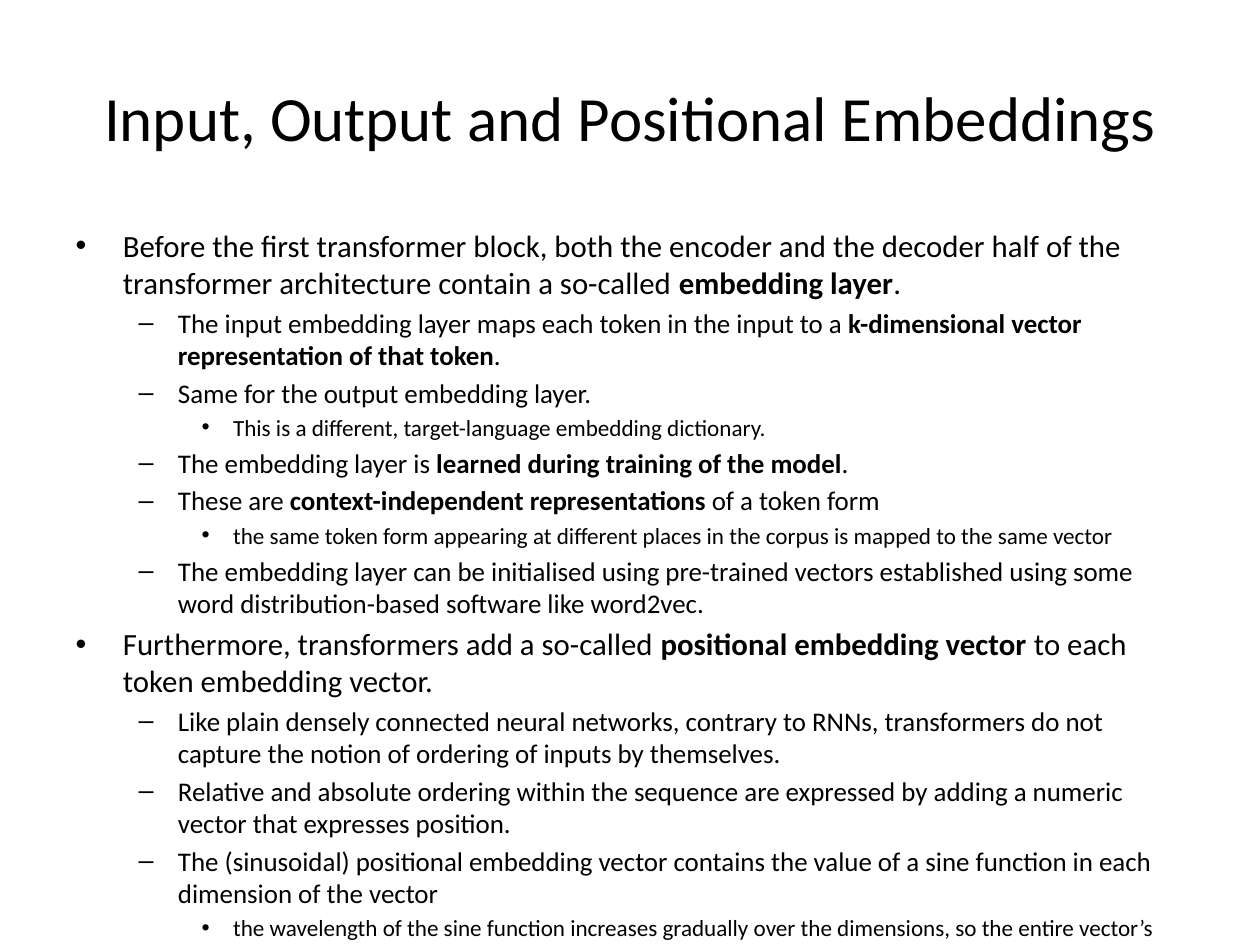
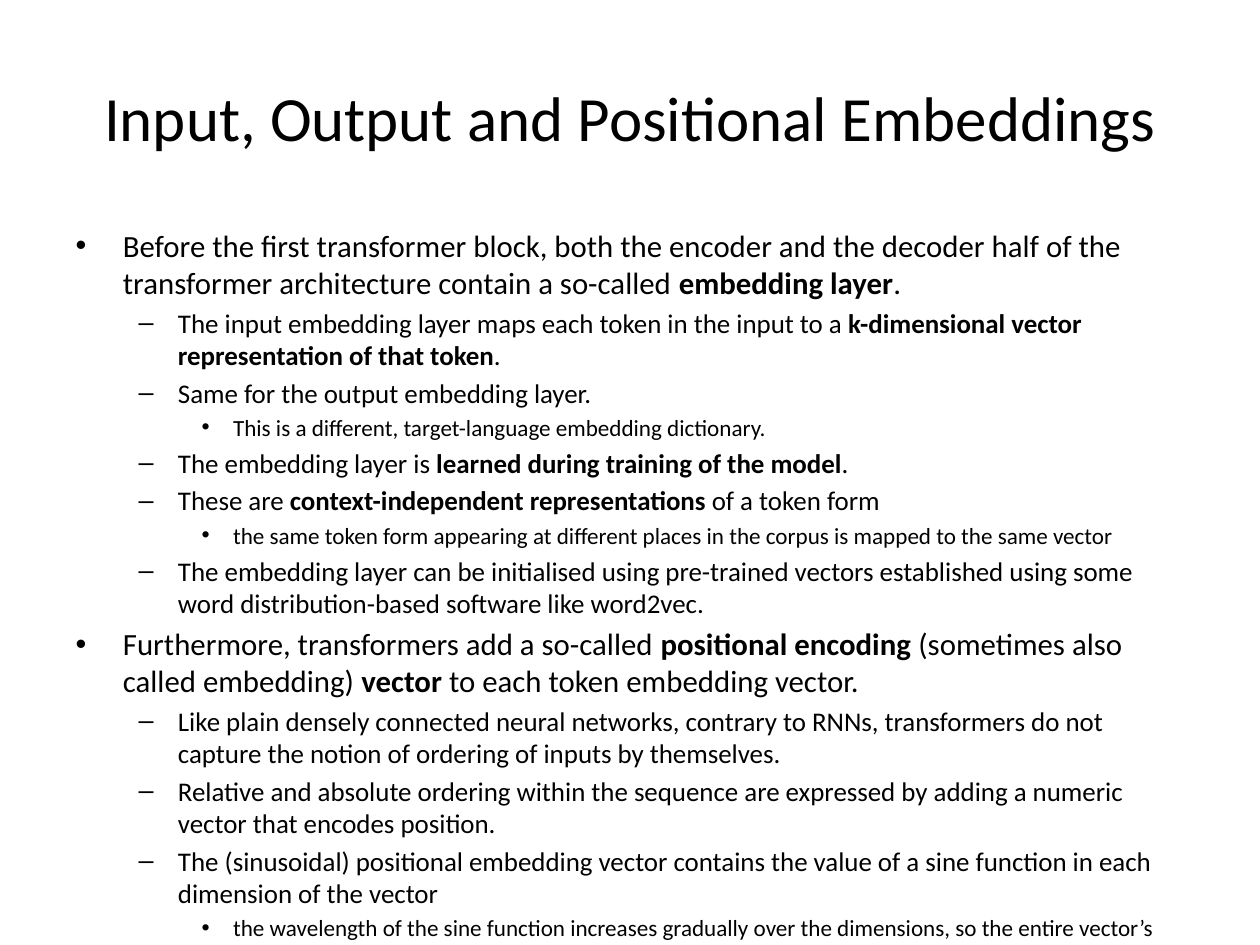
Before and after one commit to Clinical-Bioinformatics-Debrecen/generative_ai_2025, a slide deck: slide 21 of 6.pptx. Drawn at 1260x945 pixels with LibreOffice and Linux fonts; fonts in the diff are those of the drawing. Boxes give left, top, right and bottom in pixels: in the first picture for what was removed or moved away, otherwise in the second. Text is boxed around its words. In the diff, an @@ line names an element or a change of style, - is before the commit and + after.

Commit message:
Fix typos and other small mistakes

```diff
--- a/6.pptx
+++ b/6.pptx
@@ text at [123,632,1122,698]: text changed @@
-• Furthermore, transformers add a so-called positional embedding vector to each token embedding vector.
+• Furthermore, transformers add a so-called positional encoding (sometimes also called embedding) vector to each token embedding vector.
@@ text at [178,782,1123,838]: text changed @@
-  – Relative and absolute ordering within the sequence are expressed by adding a numeric vector that expresses position.
+  – Relative and absolute ordering within the sequence are expressed by adding a numeric vector that encodes position.
```
Also in this commit, not shown: 6 other slides changed.
